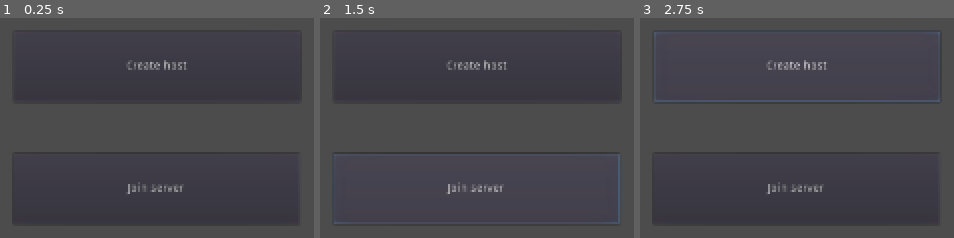
Above: before the commit, frames 1-3 (left to right).
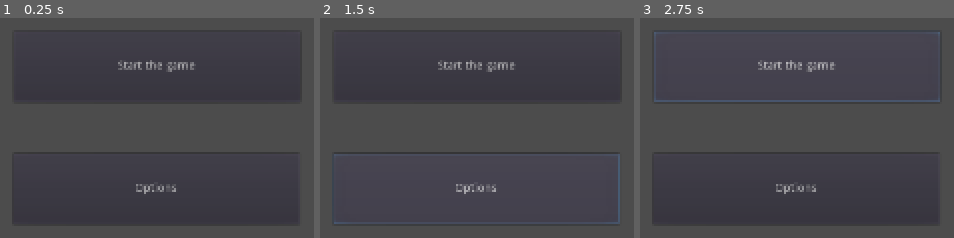
Above: after the commit, the same moments.

Repository: iwbathed/godot-practice
Game: Godot game, scene res://Menu.tscn
Same seed, same stepped clock (60 frames per second), same inputs: the game is played once before the commit and once after it.
Inputs:
- Up to frame 1 (0.25 s): no input
- Up to frame 2 (1.5 s): click "Create host" (after the commit: "Start the game") at 0.5 s; click "Join server" (after the commit: "Options") at 1.25 s
- Up to frame 3 (2.75 s): click "Create host" (after the commit: "Start the game") at 2 s

The runs differ from the first frame. In frame 1, 0.9% of the frame differs, in the area x 37-63%, y 19-80%; in frame 2, 0.9%; in frame 3, 0.9%.

Commit message:
Changed buttons name

Diff:
--- a/Menu.tscn
+++ b/Menu.tscn
@@ -11,10 +11,7 @@
 margin_right = 654.0
 margin_bottom = 190.0
 rect_pivot_offset = Vector2( -619, -138 )
-text = "Create host"
-__meta__ = {
-"_edit_use_anchors_": false
-}
+text = "Start the game"
 
 [node name="Join button" type="Button" parent="."]
 margin_left = 309.0
@@ -22,9 +19,10 @@
 margin_right = 653.0
 margin_bottom = 337.0
 rect_pivot_offset = Vector2( -619, -138 )
-text = "Join server"
+text = "Options"
 __meta__ = {
 "_edit_use_anchors_": false
 }
+
 [connection signal="pressed" from="Host button" to="." method="_on_Host_button_pressed"]
 [connection signal="pressed" from="Join button" to="." method="_on_Join_button_pressed"]
--- a/project.godot
+++ b/project.godot
@@ -10,7 +10,6 @@
 
 _global_script_classes=[  ]
 _global_script_class_icons={
-
 }
 
 [application]
